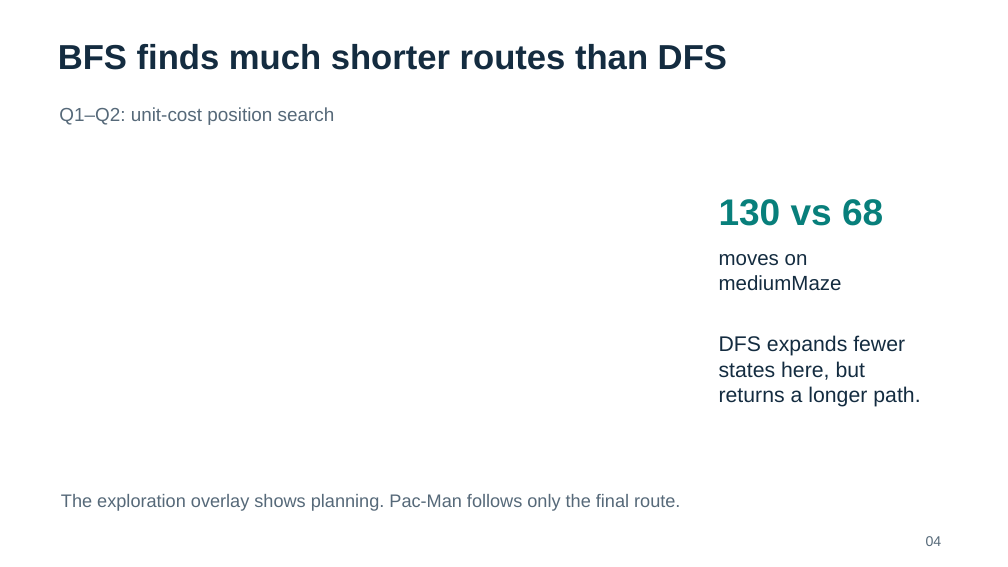
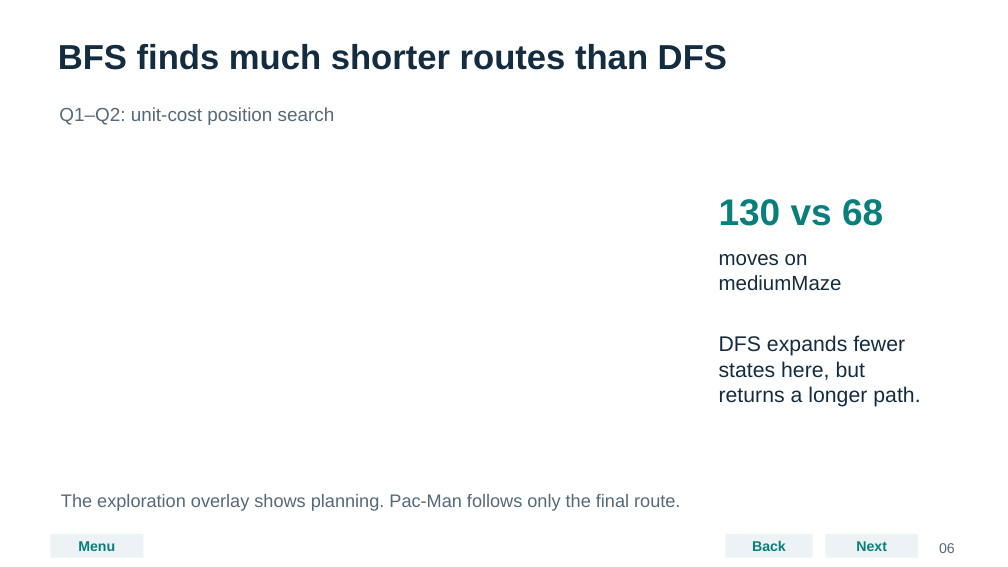
Before and after one commit to maitreya-v/AI_project_1, a slide deck: slide 6 of Project01_PacMan_Presentation.pptx (slide 4 before the commit). Drawn at 1008x567 pixels with LibreOffice and Linux fonts; fonts in the diff are those of the drawing. Boxes give left, top, right and bottom in pixels: in the first picture for what was removed or moved away, otherwise in the second. Text is boxed around its words. In the diff, an @@ line names an element or a change of style, - is before the commit and + after.

```diff
--- a/Project01_PacMan_Presentation.pptx
+++ b/Project01_PacMan_Presentation.pptx
@@ rectangle added at box(51, 534, 144, 557), fill #EDF3F5, 13.5 pt, text #087F7B, bold @@
+Menu
@@ rectangle added at box(725, 534, 813, 557), fill #EDF3F5, 13.5 pt, text #087F7B, bold @@
+Back
@@ rectangle added at box(826, 534, 919, 557), fill #EDF3F5, 13.5 pt, text #087F7B, bold @@
+Next
@@ text removed at box(926, 536, 942, 546) @@
-04
@@ text added at box(939, 543, 955, 553), 13.5 pt, text #566979 @@
+06
```
Also in this commit, not shown: 11 other slides changed, 8 slides added, 1 other file.
